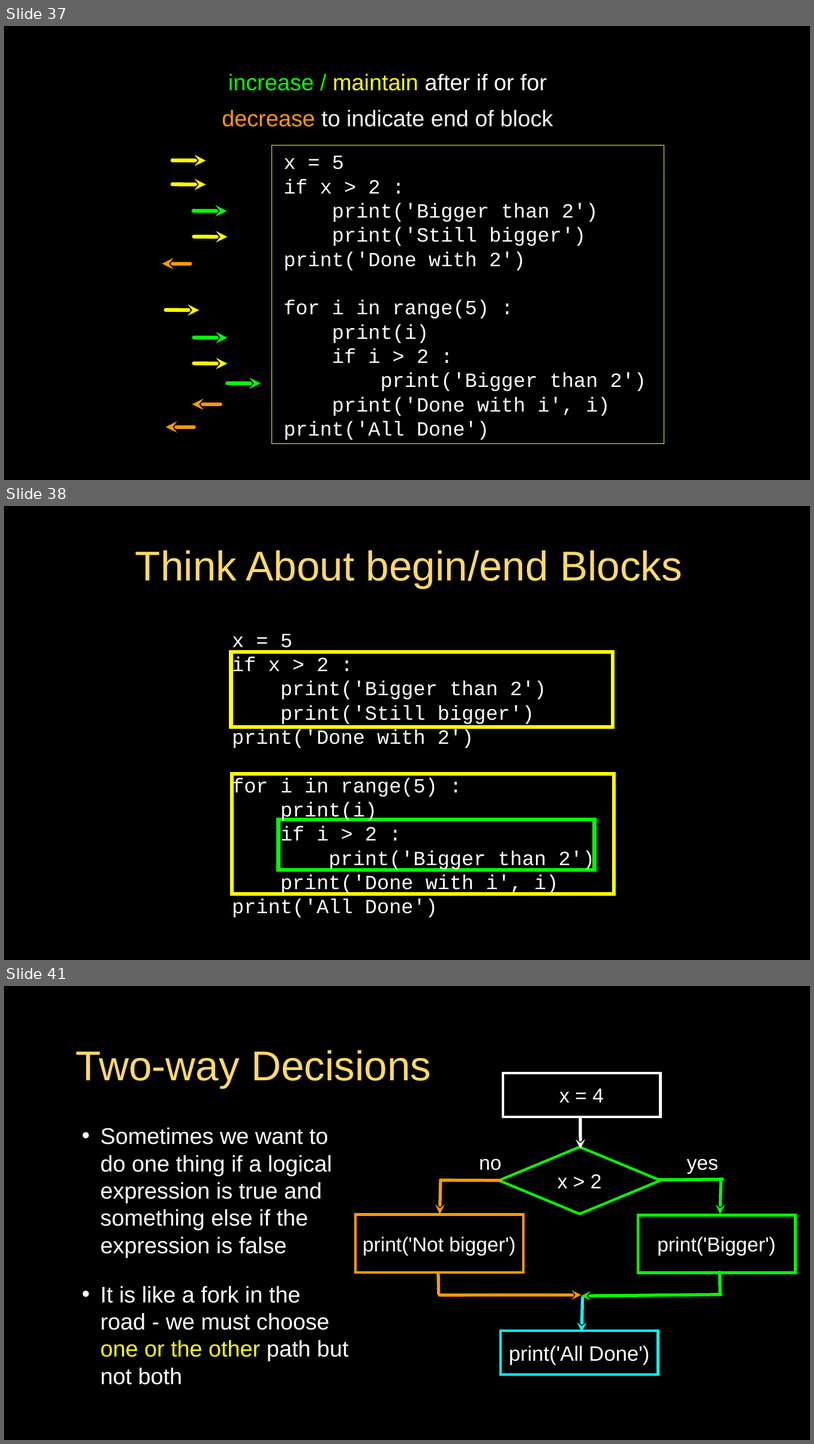
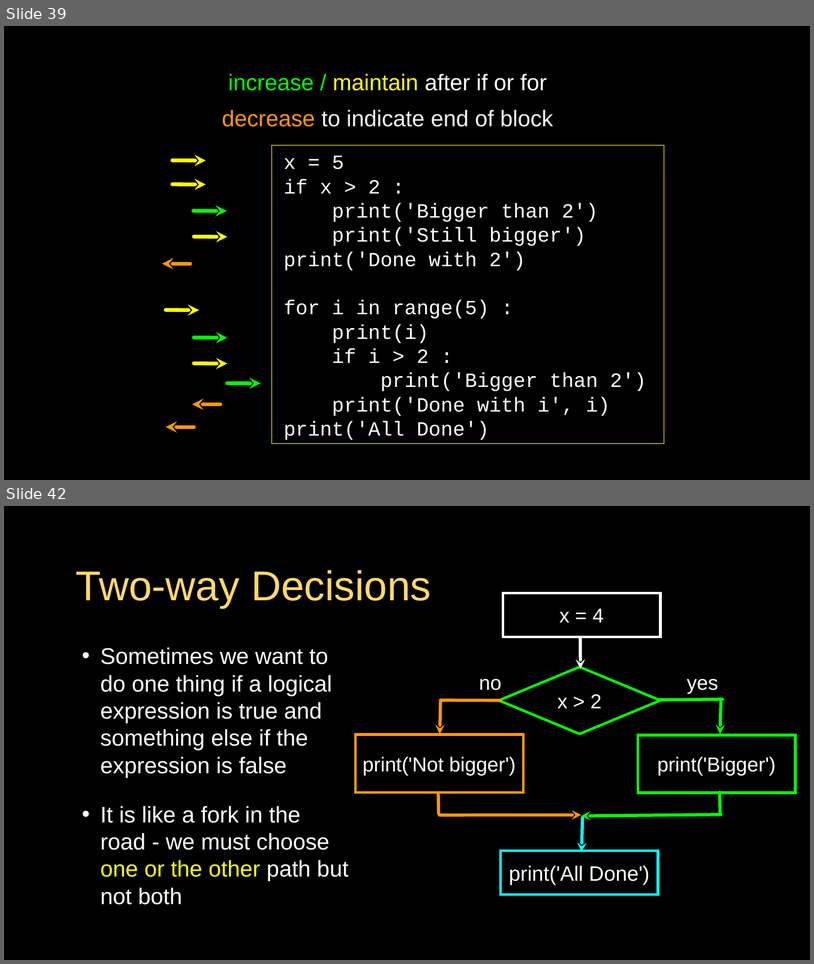
Before and after one commit to jeremypedersen/pythonlearn, a slide deck: slides/Pythonlearn-02-ExpressionsAndConditionals.pptx. Shown one above the other, each under a label of ours: slides 37, 38 and 41 before the commit, slides 39 and 42 after it; the slides between them are not shown. The pictures are 814x1444 and 814x964 pixels, drawn with LibreOffice and Linux fonts; fonts in the diff are those of the drawing. Boxes give left, top, right and bottom in pixels: in the first picture for what was removed or moved away, otherwise in the second. Text is boxed around its words. In the diff, an @@ line names an element or a change of style, - is before the commit and + after.

```diff
--- a/slides/Pythonlearn-02-ExpressionsAndConditionals.pptx
+++ b/slides/Pythonlearn-02-ExpressionsAndConditionals.pptx
@@ slide 38 removed at [4,506,810,960], background #000000; not listed: 1 template element that a slide beside it also shows @@
@@ text removed at [135,550,683,588] @@
-Think About begin/end Blocks
@@ text removed at [232,634,595,917] @@
-x = 5
-if x > 2 :
-print('Bigger than 2')
-print('Still bigger')
-print('Done with 2')
-for i in range(5) :
-print(i)
-if i > 2 :
-print('Bigger than 2')
-print('Done with i', i)
-print('All Done')
@@ rectangle removed at [231,652,614,727] @@
@@ rectangle removed at [232,774,614,894] @@
@@ rectangle removed at [278,819,594,869] @@
@@ what was slide 37 is now slide 39 @@
@@ what was slide 41 is now slide 42 @@
```
Also in this commit, not shown: 7 slides changed, 5 slides added, 11 other slides removed, 2 other files.
